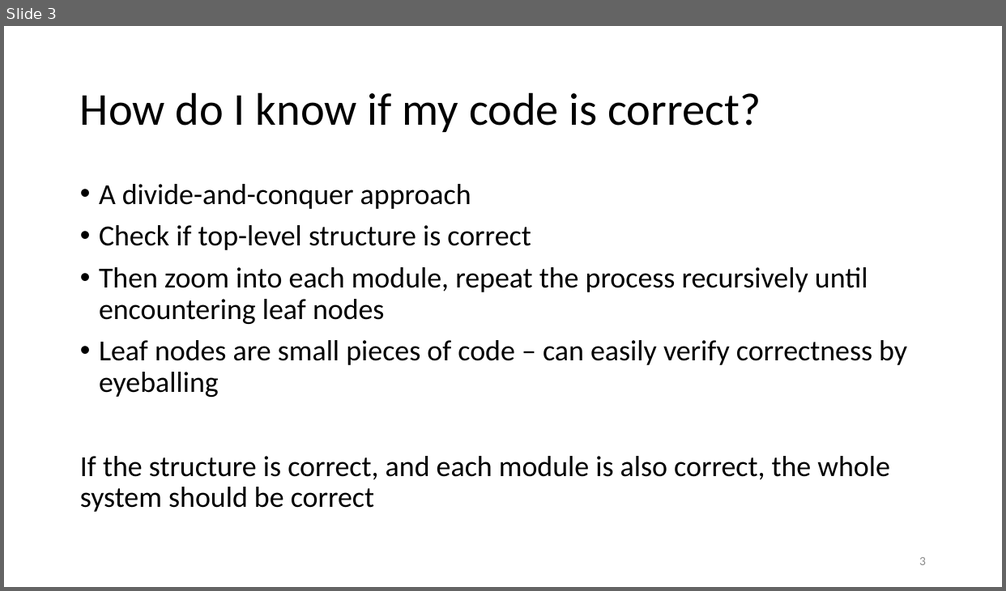
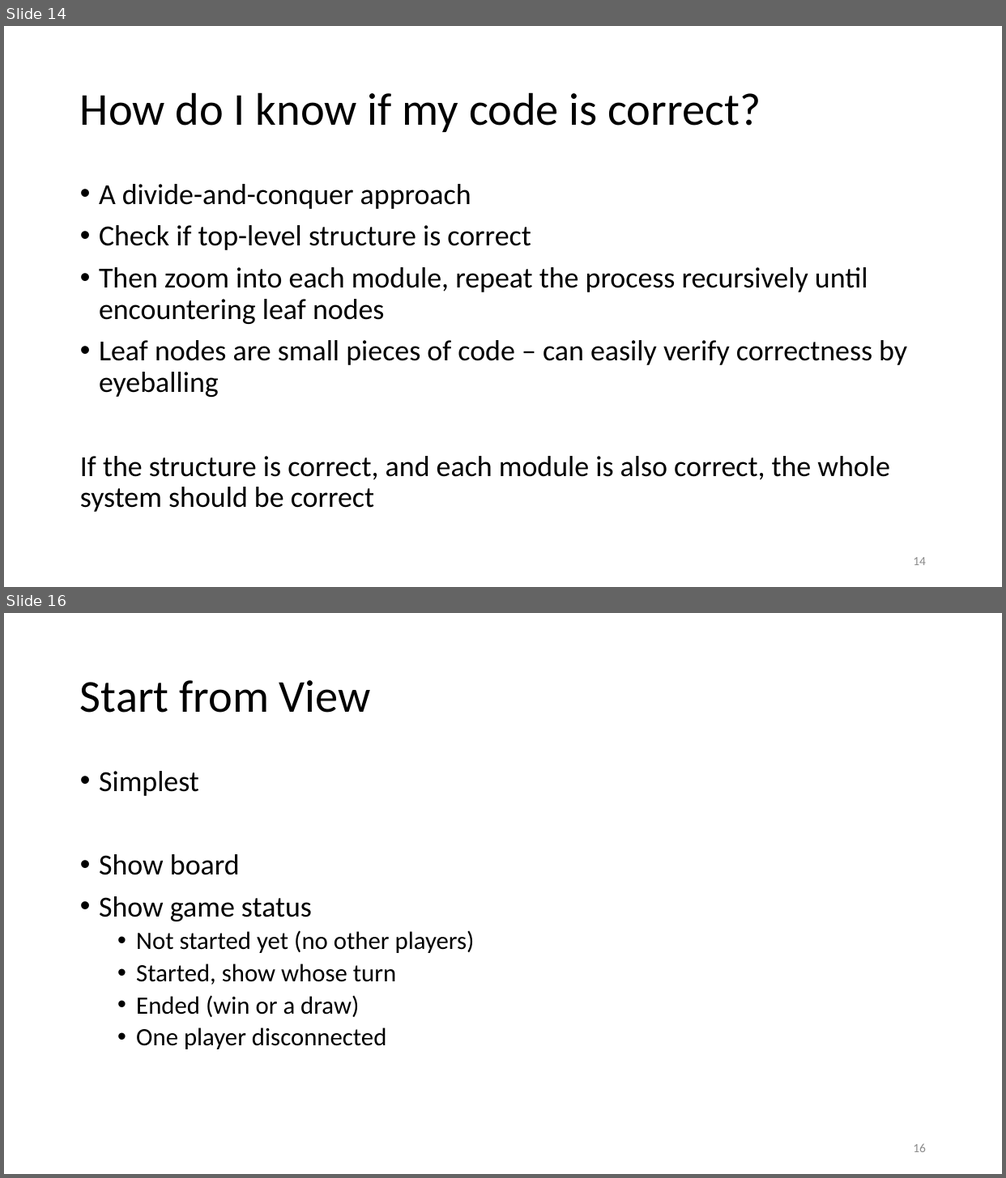
Before and after one commit to tongzhou80/cs6100, a slide deck: slides/Lecture3.pptx. Shown one above the other, each under a label of ours: slide 3 before the commit, slides 14 and 16 after it; the slides between them are not shown. The pictures are 1006x591 and 1006x1178 pixels, drawn with LibreOffice and Linux fonts; fonts in the diff are those of the drawing; background and template pictures are left out. Boxes give left, top, right and bottom in pixels: in the first picture for what was removed or moved away, otherwise in the second. Text is boxed around its words. In the diff, an @@ line names an element or a change of style, - is before the commit and + after.

```diff
--- a/slides/Lecture3.pptx
+++ b/slides/Lecture3.pptx
@@ slide 16 added at (4,613,1002,1174), background #FFFFFF @@
@@ title added at (80,680,371,713), 44 pt, text #000000 @@
+Start from View
@@ text added at (99,771,475,1050), 24 pt, text #000000 @@
+• Simplest
+• Show board
+• Show game status
+  • Not started yet (no other players)
+  • Started, show whose turn
+  • Ended (win or a draw)
+  • One player disconnected
@@ page number added at (913,1144,926,1152), 12 pt, text #8C8C8C @@
+16
@@ what was slide 3 is now slide 14 @@
@@ page number at (913,557,926,565): text changed @@
-3
+14
```
Also in this commit, not shown: 12 other slides added, 1 slide removed, 3 other files.
